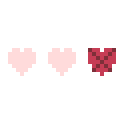
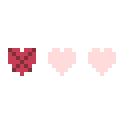
Layer changes from the first 128 x 128 image to the second:
removed layer "Layer 4" (was 90%) over <box>88,48,116,76</box>
painted on "Layer 3" over <box>8,48,116,76</box>
